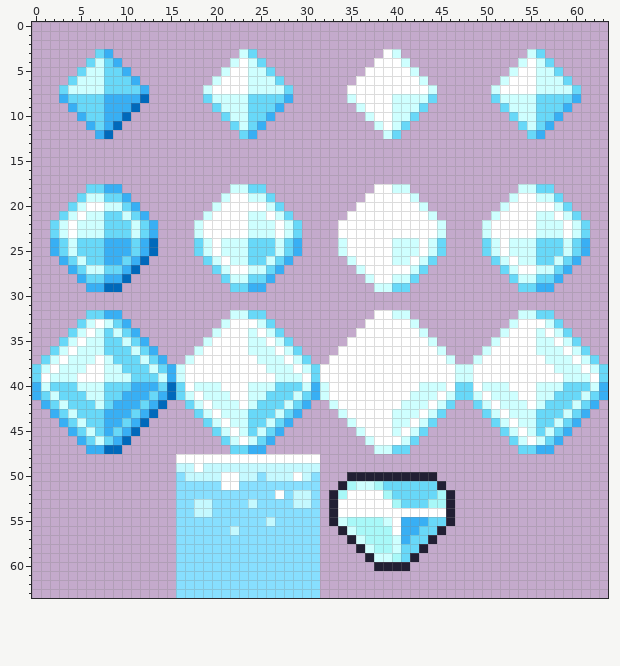
Pixel-art sprite: Platformer/Content/spellexp.png. The first picture shows the starting point.
The file is 64x64 pixels.
Now the later version:
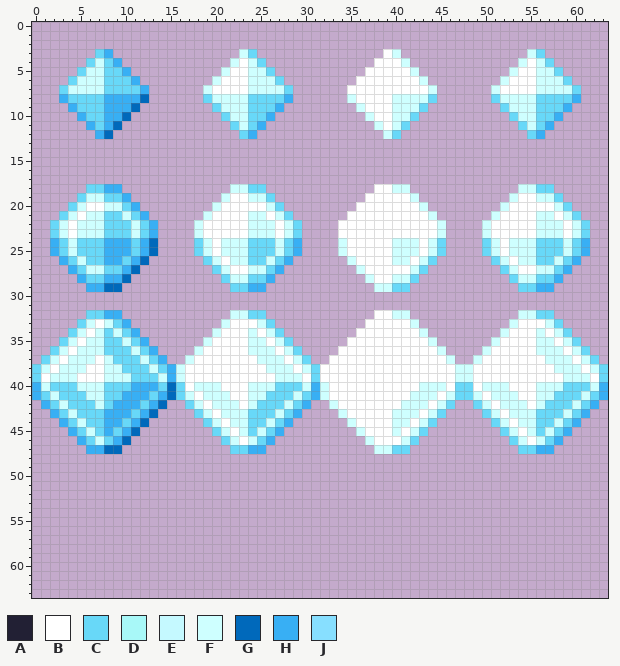
Palette (. is transparent): A #222034  B #ffffff  C #68d8f8  D #a8f8f8  E #c5f9ff  F #ceffff  G #0069bb  H #38aff4  J #87dfff
The edit:
{"y":48,"x":16,"old":"BBBBBBBBBBBBBBBB","new":"................"}
{"y":49,"x":16,"old":"EEBEEEEEEEEEEEEE","new":"................"}
{"y":50,"x":16,"old":"JEEEEBBEEJEEEBEJ","new":"................"}
{"y":50,"x":35,"old":"AAAAAAAAAA","new":".........."}
{"y":51,"x":16,"old":"JJJJJBBJJJJJJJJJ","new":"................"}
{"y":51,"x":34,"old":"ADFFDCCCCCCA","new":"............"}
{"y":52,"x":16,"old":"JJJJJJJJJJJBJEEJ","new":"................"}
{"y":52,"x":33,"old":"ADBBBBDCCCCCDA","new":".............."}
{"y":53,"x":16,"old":"JJEEJJJJEJJJJEEJ","new":"................"}
{"y":53,"x":33,"old":"ABBBBBBDCCCDDA","new":".............."}
{"y":54,"x":16,"old":"JJEEJJJJJJJJJJJJ","new":"................"}
{"y":54,"x":33,"old":"ABBBBBBBBBBBBA","new":".............."}
{"y":55,"x":16,"old":"JJJJJJJJJJEJJJJJ","new":"................"}
{"y":55,"x":33,"old":"AFDDDDFBHHHCCA","new":".............."}
{"y":56,"x":16,"old":"JJJJJJEJJJJJJJJJ","new":"................"}
{"y":56,"x":34,"old":"AFDDDDBHHCCA","new":"............"}
{"y":57,"x":16,"old":"JJJJJJJJJJJJJJJJ","new":"................"}
{"y":57,"x":35,"old":"AFDDDFHCCA","new":".........."}
{"y":58,"x":16,"old":"JJJJJJJJJJJJJJJJ","new":"................"}
{"y":58,"x":36,"old":"AFDDFCCA","new":"........"}
{"y":59,"x":16,"old":"JJJJJJJJJJJJJJJJ","new":"................"}
{"y":59,"x":37,"old":"AFFDCA","new":"......"}
{"y":60,"x":16,"old":"JJJJJJJJJJJJJJJJ","new":"................"}
{"y":60,"x":38,"old":"AAAA","new":"...."}
{"y":61,"x":16,"old":"JJJJJJJJJJJJJJJJ","new":"................"}
{"y":62,"x":16,"old":"JJJJJJJJJJJJJJJJ","new":"................"}
{"y":63,"x":16,"old":"JJJJJJJJJJJJJJJJ","new":"................"}
